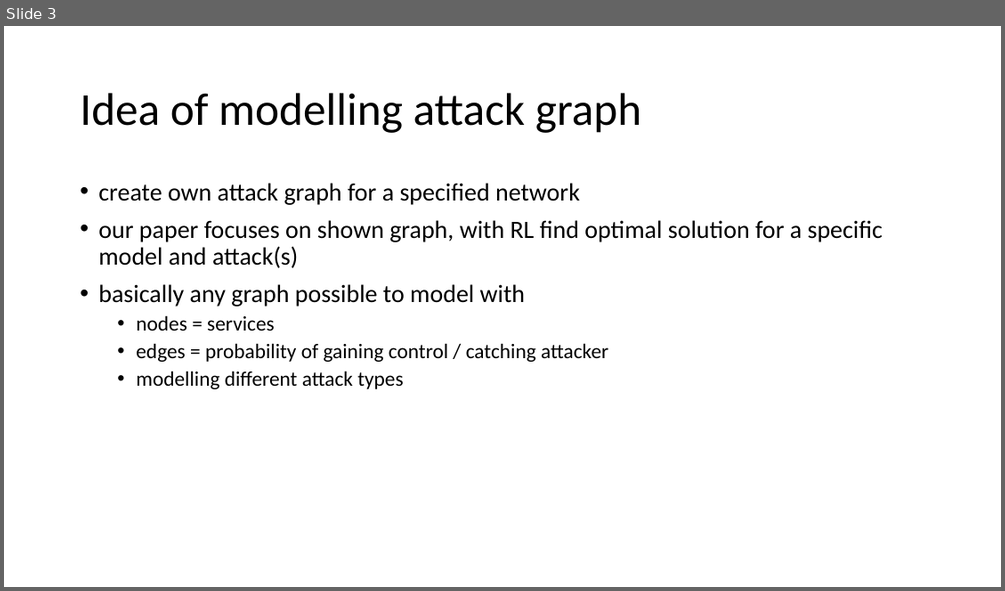
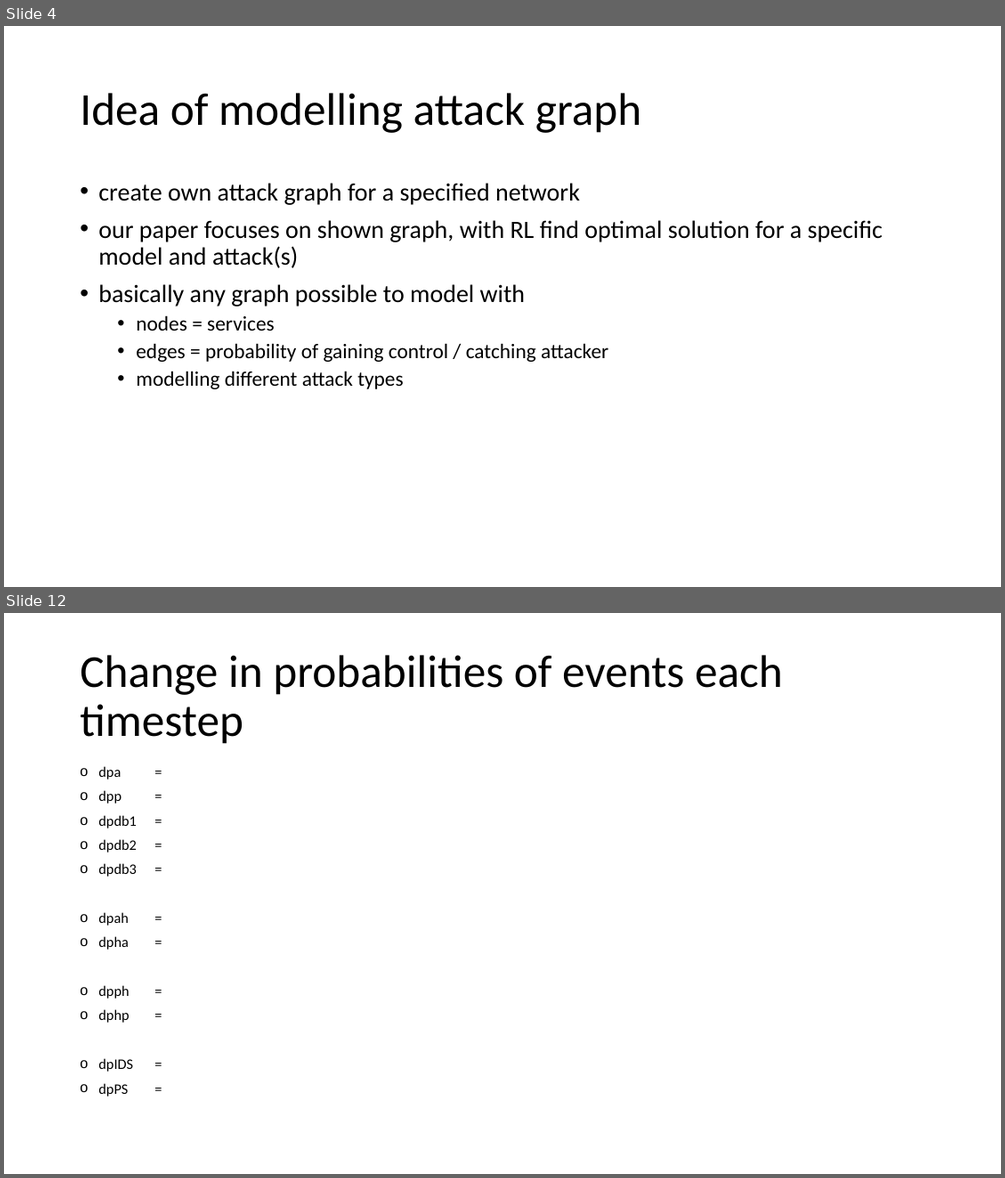
Before and after one commit to cailllev/PA, a slide deck: Model.pptx. Shown one above the other, each under a label of ours: slide 3 before the commit, slides 4 and 12 after it; the slides between them are not shown. The pictures are 1005x591 and 1005x1178 pixels, drawn with LibreOffice and Linux fonts; fonts in the diff are those of the drawing. Boxes give left, top, right and bottom in pixels: in the first picture for what was removed or moved away, otherwise in the second. Text is boxed around its words. In the diff, an @@ line names an element or a change of style, - is before the commit and + after.

```diff
--- a/Model.pptx
+++ b/Model.pptx
@@ slide 12 added at (4,613,1001,1174), background #FFFFFF @@
@@ title added at (80,655,783,744), 44 pt, text #000000 @@
+Change in probabilities of events each timestep
@@ text added at (98,766,137,1096), 14 pt, text #000000 @@
+o dpa =
+o dpp =
+o dpdb1 =
+o dpdb2 =
+o dpdb3 =
+o dpah =
+o dpha =
+o dpph =
+o dphp =
+o dpIDS =
+o dpPS =
@@ what was slide 3 is now slide 4 @@
```
Also in this commit, not shown: 8 other slides added.
